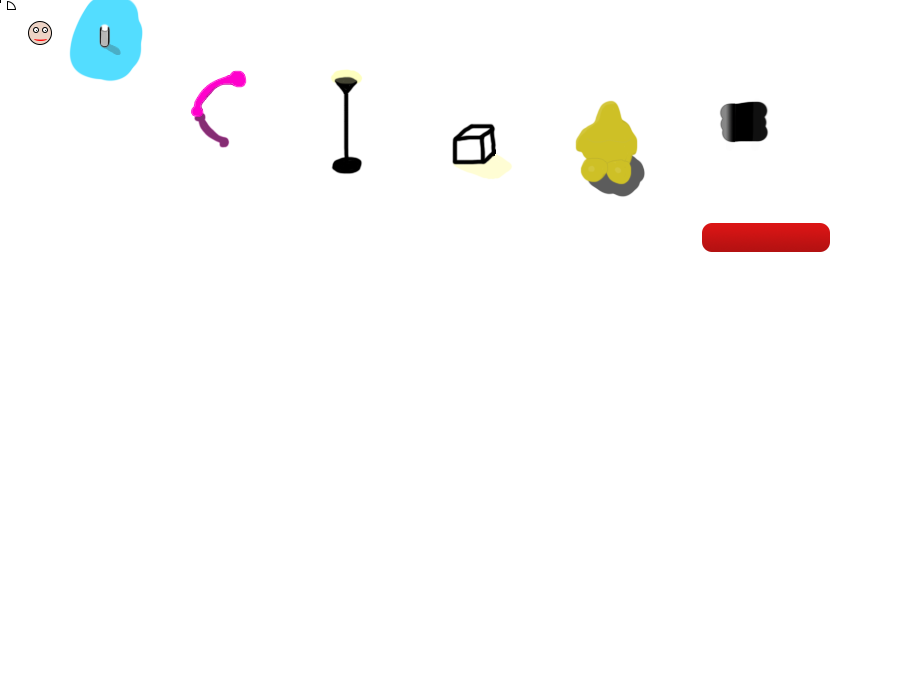
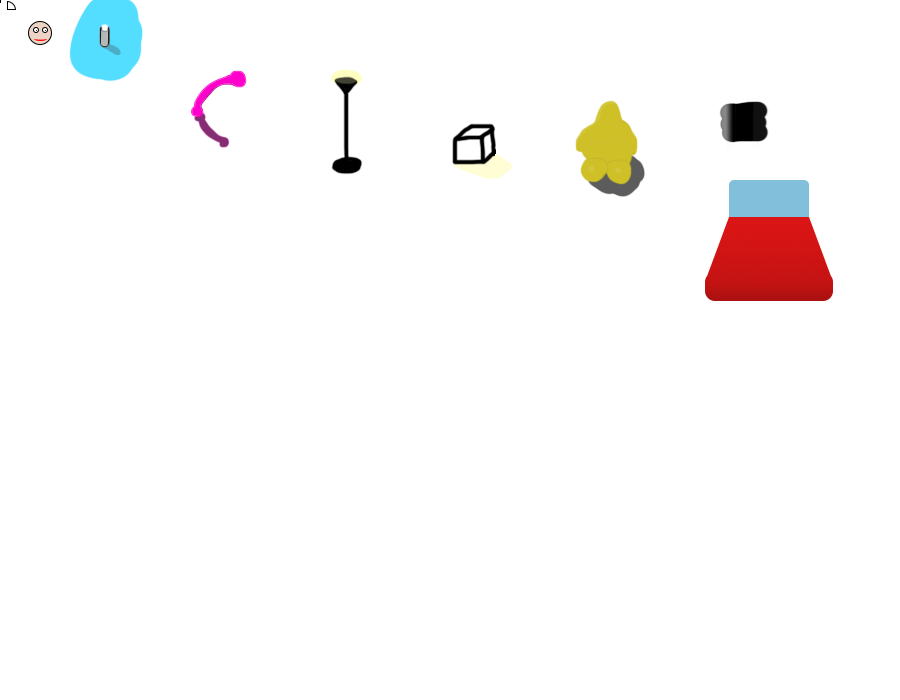
The second 900 x 700 image is a revision of the first. Changes to its layers:
added group "Group 7" with 2 layers above "Group 8" over [705, 180, 833, 301]
moved "Rounded Rectangle 2" into group "Group 7", painted on it over [702, 180, 830, 252]
added layer "Rectangle 1" in group "Group 7" over [705, 217, 833, 301]
added group "Group 8" with 4 layers above "Group 6" over [729, 180, 777, 186]
moved "Layer 20" into group "Group 8" over [729, 180, 777, 186]
